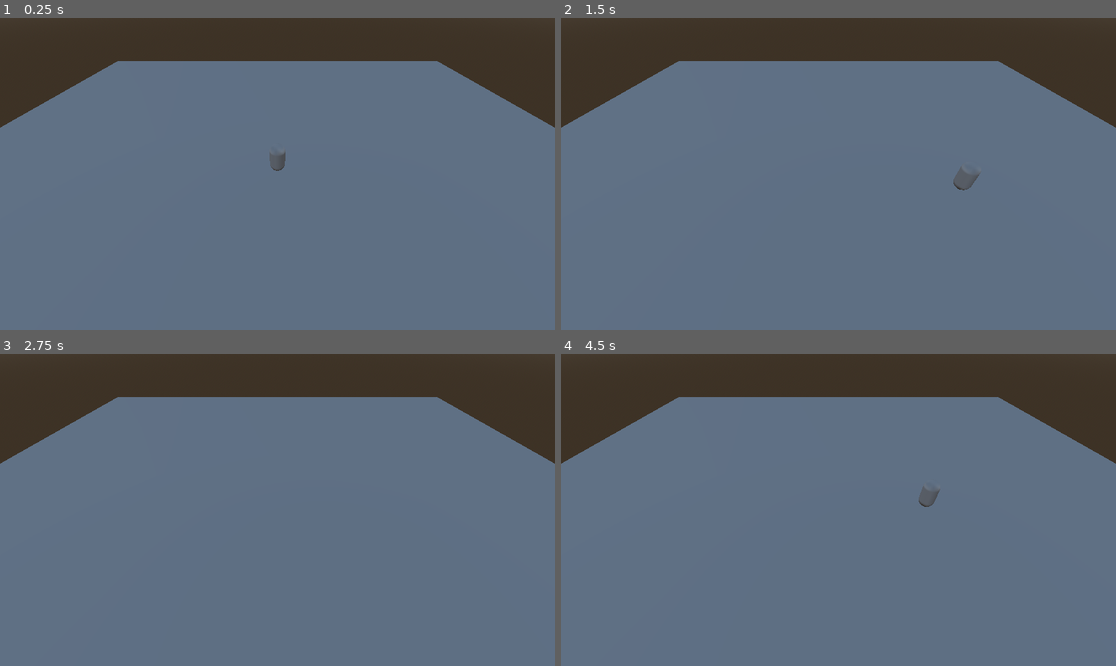
Above: before the commit, frames 1-4 (two rows, left to right).
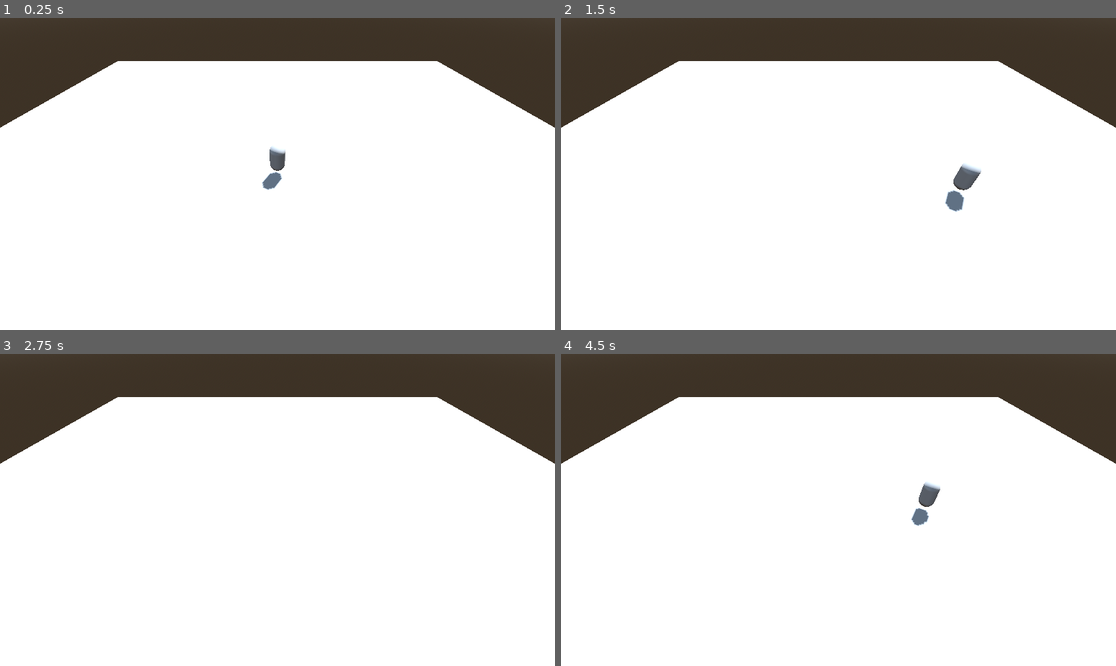
Above: after the commit, the same moments.

Repository: BobMervell/Second-Order-Dynamics
Game: Godot game, scene res://node_3d.tscn
Same seed, same stepped clock (60 frames per second), same inputs: the game is played once before the commit and once after it.
Inputs:
- Up to frame 1 (0.25 s): no input
- Up to frame 2 (1.5 s): tap Enter at 0.5 s; hold Right (ui_right) 0.53-1.28 s; hold Down (ui_down) from 1.28 s (still down)
- Up to frame 3 (2.75 s): release Down (ui_down) at 2.03 s; hold Right (ui_right) from 2.03 s (still down)
- Up to frame 4 (4.5 s): release Right (ui_right) at 2.78 s; hold Up (ui_up) 2.78-3.53 s; hold Left (ui_left) from 3.53 s (still down)

The runs differ from the first frame. In frame 1, 81% of the frame differs, in the area x 0-100%, y 13-100%; in frame 2, 81%; in frame 3, 82%; in frame 4, 81%.

Commit message:
clean up and invert test commit

Diff:
--- a/node_3d.gd
+++ /dev/null
@@ -1,12 +0,0 @@
-extends Node3D
-
-@export var body_second_order_config:Dictionary
-@export var body_second_order := SecondOrderSystem.new(body_second_order_config)
-# Called when the node enters the scene tree for the first time.
-func _ready() -> void:
-	pass # Replace with function body.
-
-
-# Called every frame. 'delta' is the elapsed time since the previous frame.
-func _process(_delta:float) -> void:
-	pass
--- a/node_3d.tscn
+++ b/node_3d.tscn
@@ -49,3 +49,7 @@
 
 [node name="CollisionShape3D" type="CollisionShape3D" parent="CharacterBody3D"]
 shape = SubResource("CapsuleShape3D_20khw")
+
+[node name="DirectionalLight3D" type="DirectionalLight3D" parent="."]
+transform = Transform3D(-0.866023, -0.433016, 0.250001, 0, 0.499998, 0.866027, -0.500003, 0.749999, -0.43301, 0, 0, 0)
+shadow_enabled = true
